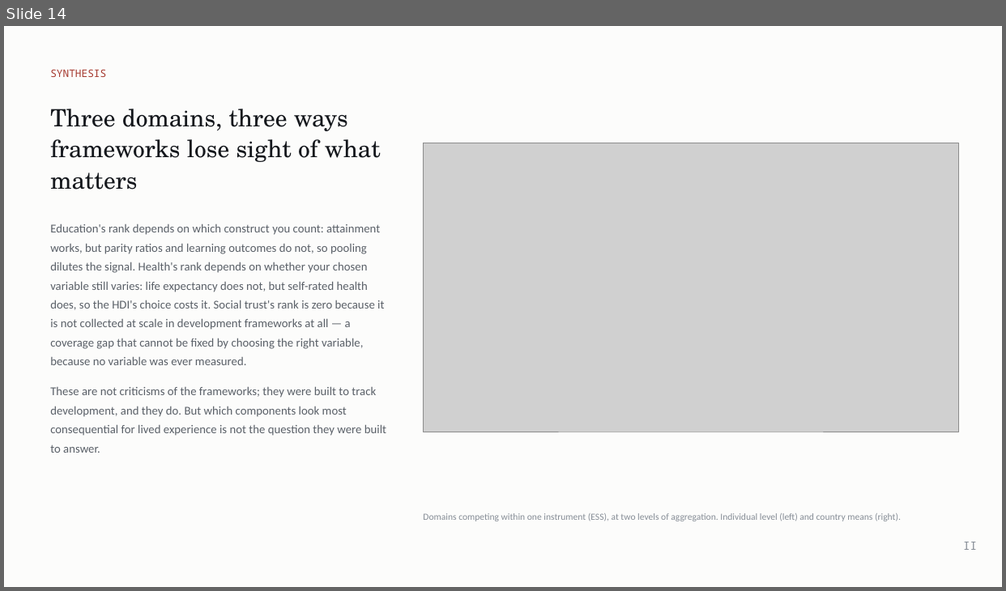
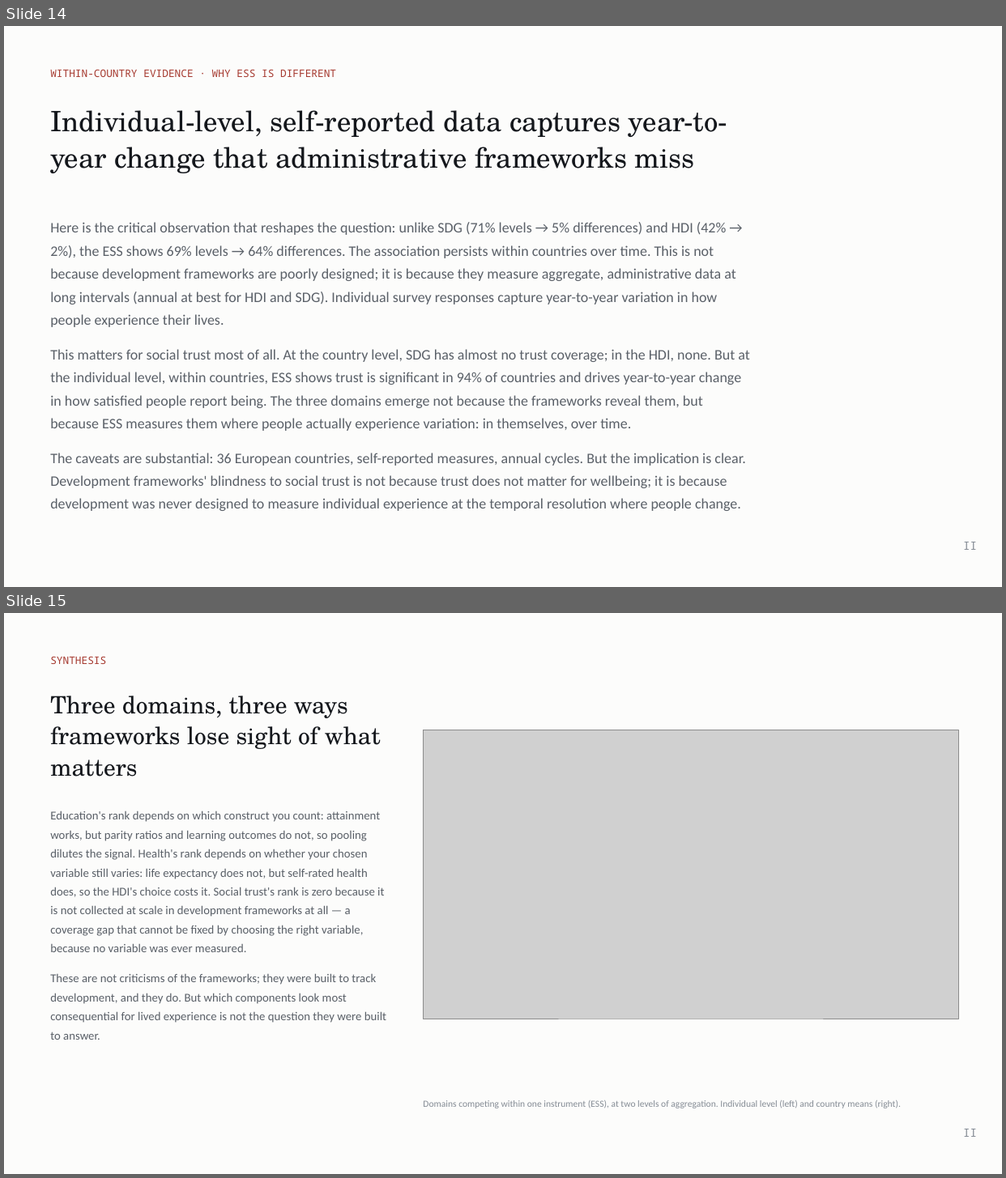
Before and after one commit to cwejnert/HDI-Happiness, a slide deck: deck/Measured_Where_It_Varies.pptx. Shown one above the other, each under a label of ours: slide 14 before the commit, slides 14 and 15 after it. The pictures are 1006x591 and 1006x1178 pixels, drawn with LibreOffice and Linux fonts; fonts in the diff are those of the drawing; grey boxes stand for pictures. Boxes give left, top, right and bottom in pixels: in the first picture for what was removed or moved away, otherwise in the second. Text is boxed around its words. In the diff, an @@ line names an element or a change of style, - is before the commit and + after.

```diff
--- a/deck/Measured_Where_It_Varies.pptx
+++ b/deck/Measured_Where_It_Varies.pptx
@@ slide 14 added at <box>4,26,1002,587</box>, background #FCFCFB @@
@@ text added at <box>50,69,336,77</box>, 10 pt, text #A63A30 @@
+WITHIN-COUNTRY EVIDENCE · WHY ESS IS DIFFERENT
@@ text added at <box>50,110,728,173</box>, 27 pt, text #14171C @@
+Individual-level, self-reported data captures year-to-year change that administrative frameworks miss
@@ text added at <box>50,222,749,511</box>, 14 pt, text #5A6068 @@
+Here is the critical observation that reshapes the question: unlike SDG (71% levels → 5% differences) and HDI (42% → 2%), the ESS shows 69% levels → 64% differences. The association persists within countries over time. This is not because development frameworks are poorly designed; it is because they measure aggregate, administrative data at long intervals (annual at best for HDI and SDG). Individual survey responses capture year-to-year variation in how people experience their lives.
+This matters for social trust most of all. At the country level, SDG has almost no trust coverage; in the HDI, none. But at the individual level, within countries, ESS shows trust is significant in 94% of countries and drives year-to-year change in how satisfied people report being. The three domains emerge not because the frameworks reveal them, but because ESS measures them where people actually experience variation: in themselves, over time.
+The caveats are substantial: 36 European countries, self-reported measures, annual cycles. But the implication is clear. Development frameworks' blindness to social trust is not because trust does not matter for wellbeing; it is because development was never designed to measure individual experience at the temporal resolution where people change.
@@ text added at <box>963,542,977,550</box>, 11 pt, text #868D96 @@
+II
@@ what was slide 14 is now slide 15 @@
```
Also in this commit, not shown: 1 slide changed, 1 other file.
